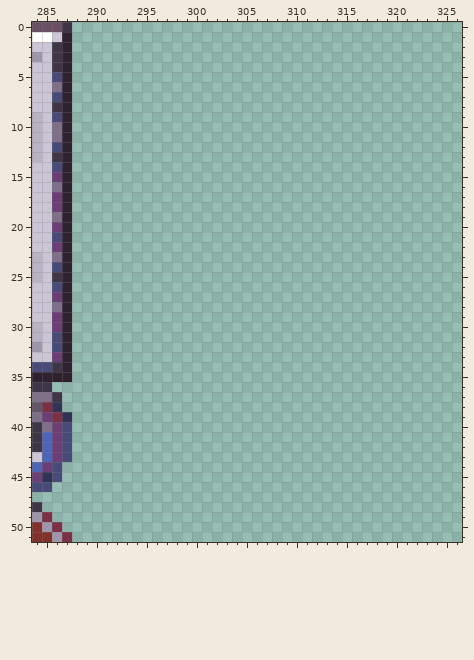
Pixel-art file: games/Phaser-Snake-Game/public/assets/Tiled/tileSheetx12.aseprite. The first picture shows the starting point.
384x384 pixels, 1 frame. Pixels under 10% opacity are left out. Colours within 5 levels of each other are drawn and written as one. Shown: x 284..326, y 0..51.
After the commit:
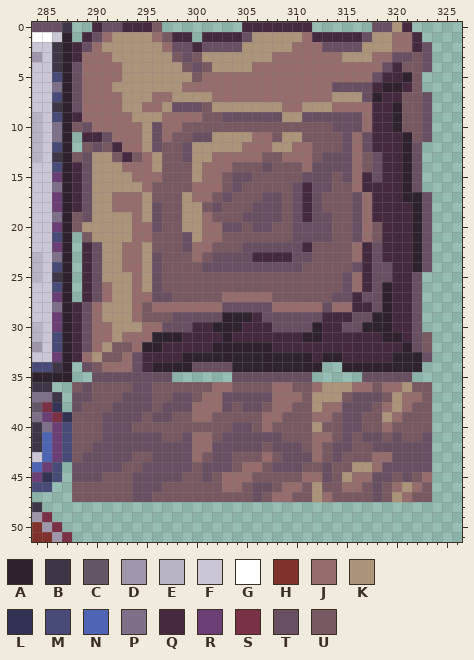
Palette (. is transparent): A #2e222f  B #3e3546  C #625565  D #a096ac  E #b9b3c4  F #cbc6d5  G #ffffff  H #80312c  J #966c6c  K #ab947a  L #323353  M #484a77  N #4d65b4  P #7f708a  Q #45293f  R #6b3e75  S #7a3045  T #694f62  U #785962
Change:
Changed rows in their new state; - is an unchanged pixel.
Layer "Layer":
first column x 288:
 0 --QTTQQQU--------QQQQQQQ------TTKQ--
 1 -QTJKKKKJUQQ-QQQQTKKKKKJQQQQQTKKJJQ-
 2 QTJKKKKKKJTTQTTTTKKKKKJJJTTTTKKKJJQT
 3 QJJJKKKKKKUTUKKKKKKKJJJJJJJKKKJJTTUT
 4 TJJJJKKKKKKUTUKKKKJJJJJJJJJJJJJTQUUT
 5 TJJJJKKKKKKKUJJJJJJJJJJJJJJJJJTQQAU-
 6 TJJJKKKKKKKJJJJJJJJJJJJJJJTTTTQAAQU-
 7 TJJJJKKKJJKKKKJJJJJJJJJJJJKKKTAQQUUT
 8 TJJJJKKJJKTTTUKKKKKKKJJKKKJJJJQQAUUT
 9 QJJJJJKKKJJJJUUTTTTTTKKTTTTTTJQQAUUT
10 UTJJJJJKTJJUUUUUUUUUUUUUUUTTTJQQAUUT
11 -QQTJJJKTJUUTTKKKKJJUKKUUUUTJTQQQAUT
12 -UTUQJJKTUUTKKKKKJJJKKJJUUUTJTQQQAT-
13 UTKKUQUJKUUTKKJJJJJUUJJJUTTTJUTQQAT-
14 QTKKKJJJKUUUKJJJUUUTUUUJTTTTJUTQQAT-
15 QTKKKKJJJUUUKJJUTTUUUUUTTTUTJQTQQAT-
16 QTKKKKKJUUUUJJJUTUUUUUTQTTUUJQQQQAT-
17 QTKKJJJKUUUKJJUTUUUTTUTQTUUUTJQQQAAT
18 QTKKJJJKTUUKKUTUUUTTTUTQTUUUTJQQQQAT
19 UTKKKKJKTUUKKJUUUTTTTUTQTTUUTJQQQQAT
20 UKKKKKJJTUUKKJJTTUTTUUTTTTUUTJUQQQAT
21 -UKKKKJJUUUTKJJUUUUUUUTTTTUUTJUQQQAT
22 -QTKKJJKUUUTJJUUUTTTTTTQUUUUJQTQQQAT
23 -QTKKJJKTUUUJUTTTTQQQQTTUUUUJQTQQQAT
24 -QTKKJJKTUUUUTTTTTTTTTTUUUUUTQTTQQAT
25 -QTKKKJKTUUUUUUUUUUUUUUUUUUTJQTTQQT-
26 -QTJKKJKTUUUUUUUUUUUUUUUUUUTJQTAQQT-
27 -QTJKKJJTTUUUUUJJJJJUUUUUUTTQTTAQQT-
28 QTJKKKJUJJJJJJJTTTTTJJJJJTJJQQTAQQT-
29 QTJKKKJUUUTTTTTAAAQTTTTTTQQQTTAAQQT-
30 QTJJKKKJJTTTQQAAAQQQTTTTAQQTTAAAQQT-
31 QTJJKJJJAAAQQQQAQQQQQQQAAQQQQQQAAQTU
32 QTJKUUJAAQQQQQAAAAAAQQQQQQQQQQQQQATU
33 QJKUUJTQQQQAAAAAAAAAAAAAQAAQQQQQAAAT
34 -TUJJJTQAAAATTTTAAAAAAAAA--AAAAAAAA-
35 --TTTTTTTT------TTTTTTTT-----TTTTT--
36 UTUUUUTTUUUUUUJJUUUUJJUUJKKKJJUJJKUU
37 TTUUUTTTUUTTUJJTTTTTJJJUKKKUTTTUKJJU
38 TUUUTTTTUTTTJJJTUTTUJJUUKJJTTTUJKJUU
39 UUUTTTTUTTUUJJUUUUUJJUUUJJUTTUUKJUUU
40 UUUTTTUUUUUUUUUUTTUJUUUUKUUTTUUJUUUU
41 UUUTTTTTTUUTJJUTTTTTTUUUJJUTUTTUTUUT
42 UUTTTTTTTTTTJJTTTTTUTTTUJUTTUUTTTTTT
43 UTTTTTUUTTTTJUTTUUUJUTTTJUTUUUJJTTTT
44 TTTTTUUTTTTTUTTTUJJUTTTUUTUUKKJTTTTT
45 TTTUUUTTTTTUUTUJJJUUUUUJJTUKJJTTUTUJ
46 UUUUUUTTTUUUUUUJJUTTUJJUKUUJJUTUJKJU
47 UUUUUUTTUUUUUUUUUUTUJJUUKJUUUUTUKJUU
Changed places in both pictures, as pixel boxes (x1, y1, x2, y2):
added: (72, 22, 432, 502)
